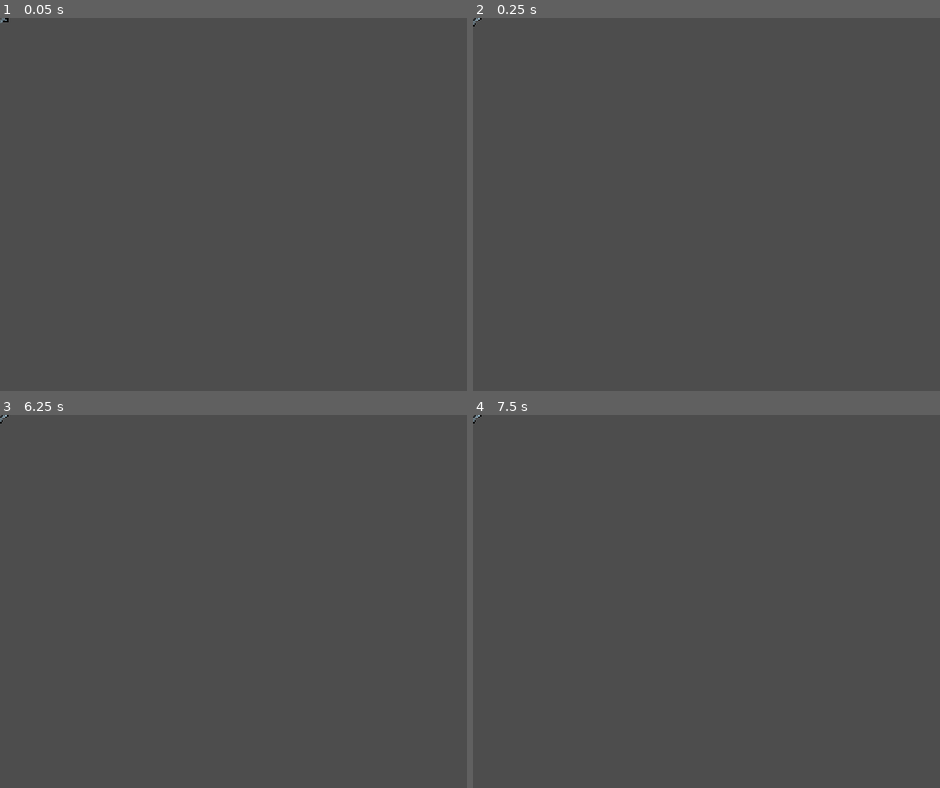
Above: before the commit, frames 1-4 (two rows, left to right).
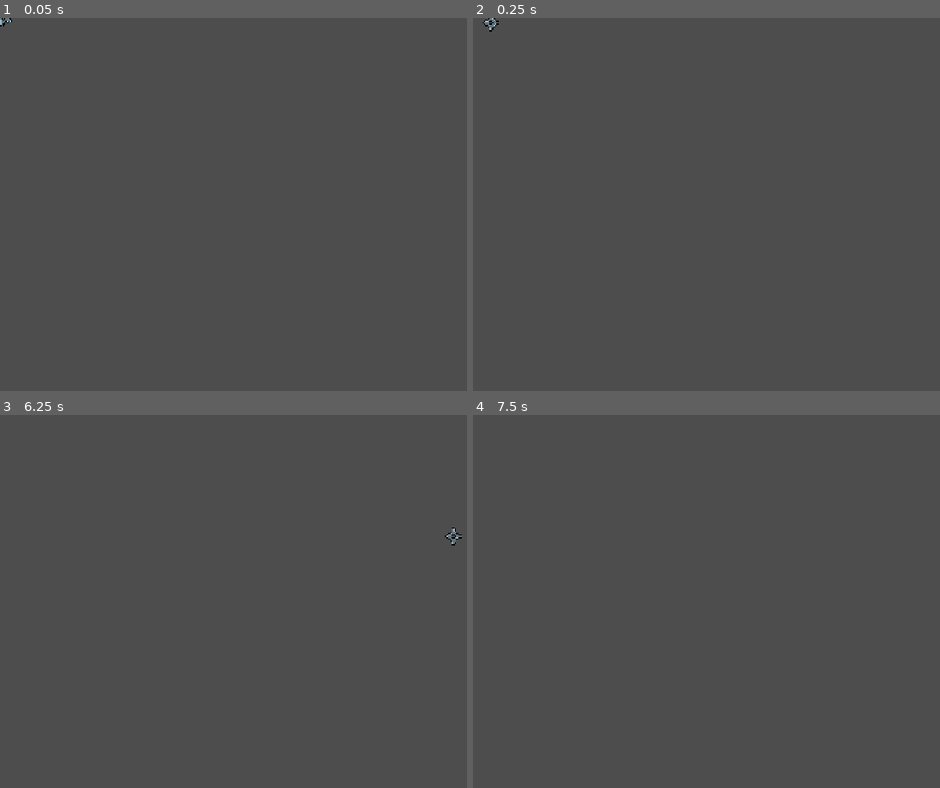
Above: after the commit, the same moments.

Repository: marcotmotta/vsl-optimization
Game: Godot game, scene res://Weapons/Star/Star.tscn
The game is run twice, just before and just after one commit, with the same random seed, the same clock (stepped at 60 frames per second) and the same inputs. This scene is started directly instead of the project's main scene.
Inputs:
- Up to frame 1 (0.05 s): no input
- Up to frame 2 (0.25 s): no input
- Up to frame 3 (6.25 s): tap A (a) at 0.6, 2.3, 2.85, 4.55, 5.85 s; tap D (d) at 0.8, 1.35, 3.05, 3.6, 5.3 s; tap S (s) at 1.55, 2.1, 3.8, 4.35, 6.05 s; tap Enter at 2, 3.5, 5 s; tap Space at 2.75, 4.25, 5.75 s; tap W (w) at 5.1 s
- Up to frame 4 (7.5 s): tap D (d) at 6.6 s; tap A (a) at 6.8 s; tap S (s) at 7.35 s

The runs differ from the first frame. In frame 1, less than 0.1% of the frame differs, in the area x 0-3%, y 0-3%; in frame 2, less than 0.1%; in frame 3, 0.1%, in the area x 0-99%, y 0-36%; in frame 4, less than 0.1%.
Error before the commit: Invalid access to property or key 'bullet_spatial_groups' on a base object of type 'Window'. (res://Weapons/Star/Star.gd:66)
Error after the commit: Invalid call. Nonexistent function 'angle' in base 'Nil'. (res://Weapons/Star/Star.gd:26)

Commit message:
add Fireball Bounce/Star Spiral abilities and Star aoe+spiral
Co-Authored-By: Claude Opus 4.8 (1M context) <noreply@anthropic.com>

Diff:
--- a/Player/Player.gd
+++ b/Player/Player.gd
@@ -159,6 +159,12 @@
 				"rarity": 5,
 			}
 		]
+	},
+	{
+		"name": "Star Spiral",
+		"rarity": 5, # Higher value = more common. Values: 8, 5, 3, 2, 1,
+		"requirements": ["Star"],
+		"upgrades": []
 	}
 ]
 
--- a/Weapons/Star/Star.gd
+++ b/Weapons/Star/Star.gd
@@ -2,6 +2,7 @@
 
 var star_scene
 
+var origin
 var direction
 var speed = 200
 
@@ -11,11 +12,19 @@
 var pierce = 2 # amount of enemies it can hit in one go
 var aoe_range = 30
 var bonus_aoe = 0 # percentage?
+var spiral_mode = true
+
+# --- Espiral (Arquimedes): gira o ângulo e afasta o raio com o tempo ---
+var spiral_angle = 0.0           # ângulo atual (rad), começa apontando p/ direction
+var spiral_radius = 0.0          # distância atual da origem (px)
 
 # Will hit enemies only once during each step of the movement
 var enemies_hit = []
 
 func _ready():
+	origin = global_position
+	spiral_angle = direction.angle() # começa na direção em que foi mirado
+
 	updateSpatialGroup()
 	$Sprite2D.scale *= 1 + (bonus_aoe * 1.3) # scale of model grows bigger than actual aoe
 	aoe_range *= 1 + bonus_aoe
@@ -25,7 +34,15 @@
 	#$Area2D/CollisionShape2D.shape.radius = aoe_range
 
 func _process(delta):
-	position = position + direction * speed * delta
+	if spiral_mode:
+		# Avanca o angulo (curva) e o raio (afasta da origem)
+		spiral_angle += deg_to_rad(60) * delta
+		spiral_radius += speed * 0.7 * delta
+		# Converte polar -> cartesiano relativo a origem
+		position = origin + Vector2(cos(spiral_angle), sin(spiral_angle)) * spiral_radius
+	else:
+		position = position + direction * speed * delta
+
 	updateSpatialGroup()
 	checkCollisions()
 
--- a/Weapons/Star/StarController.gd
+++ b/Weapons/Star/StarController.gd
@@ -28,6 +28,8 @@
 func _on_spawn_timer_timeout():
 	var selected_enemy = _get_closest_enemy()
 	if selected_enemy.enemy:
+		var star_spiral = get_parent().current_abilities.get("Star Spiral")
+
 		var count = upgrades.get("count", 0) + 1
 		var offset = 360 / count
 		for i in range(count):
@@ -38,4 +40,5 @@
 			star_instance.direction = selected_enemy.direction.rotated(deg_to_rad(shift))
 			star_instance.damage = 10 * (upgrades.get("damage", 0) + 1)
 			star_instance.bonus_aoe = upgrades.get("area", 0) * 0.2
+			star_instance.spiral_mode = !!star_spiral
 			map.add_child(star_instance)
